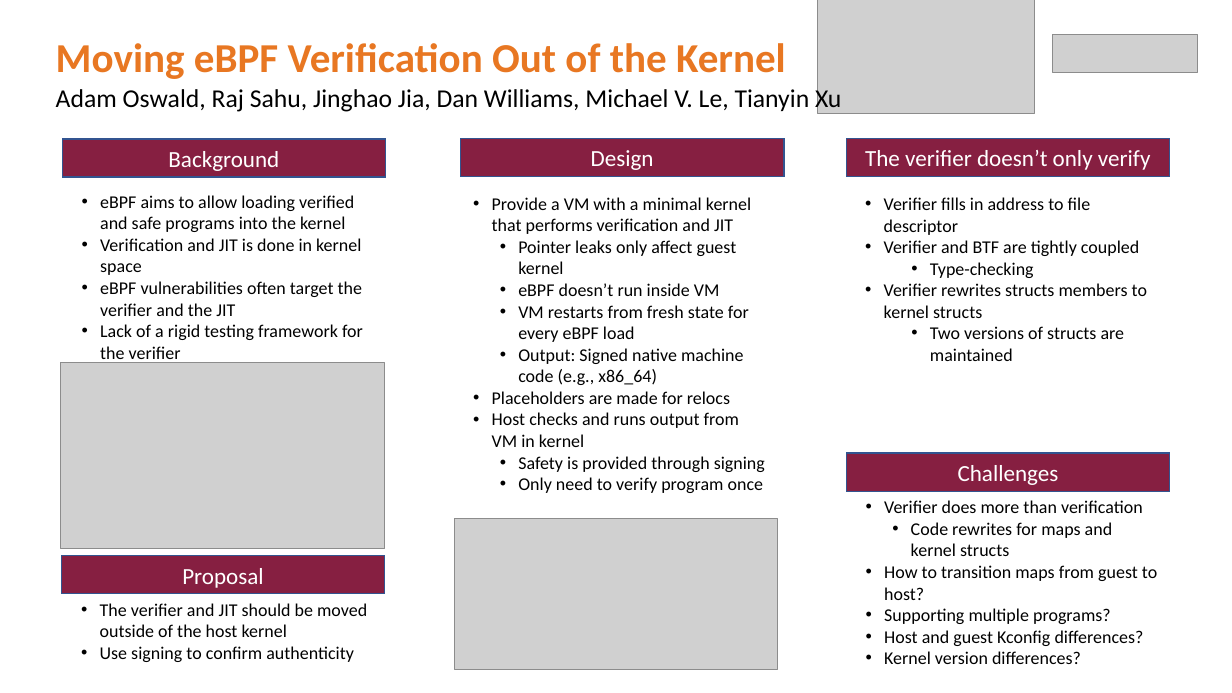
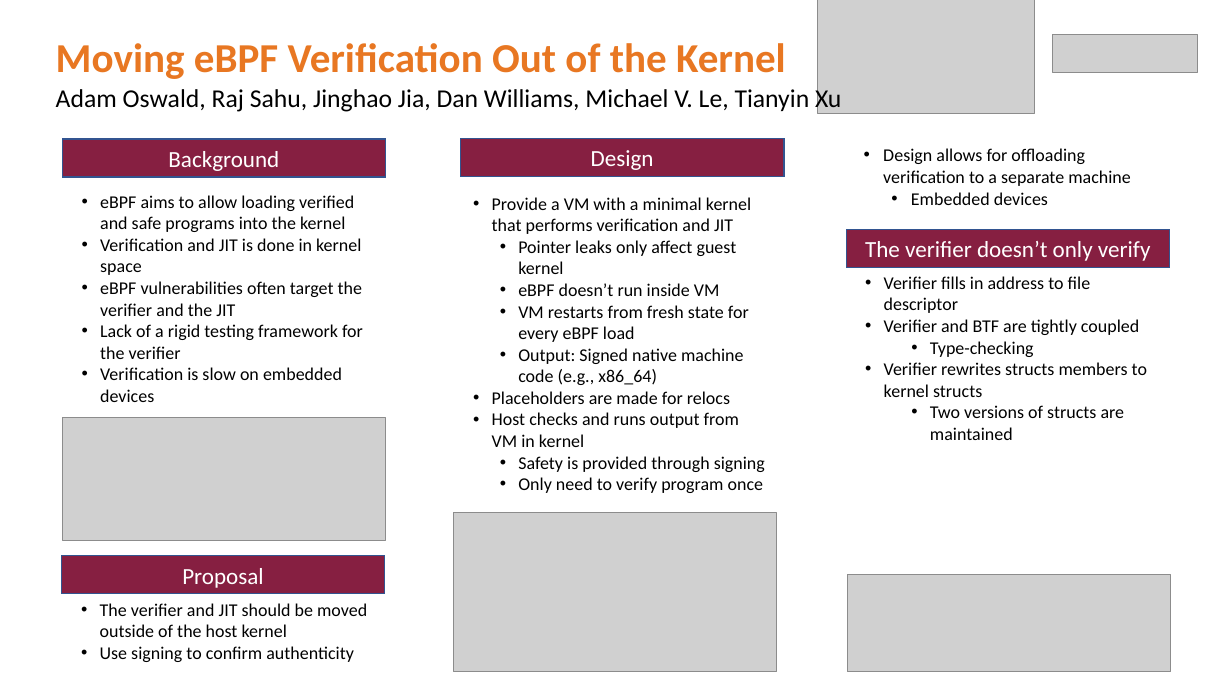
Before and after one commit to tianyin/rex, a slide deck: slide 1 of docs/adam/eBPFPoster.pptx. Drawn at 1232x693 pixels with LibreOffice and Linux fonts; fonts in the diff are those of the drawing; grey boxes stand for pictures. Boxes give left, top, right and bottom in pixels: in the first picture for what was removed or moved away, otherwise in the second. Text is boxed around its words. In the diff, an @@ line names an element or a change of style, - is before the commit and + after.

```diff
--- a/docs/adam/eBPFPoster.pptx
+++ b/docs/adam/eBPFPoster.pptx
@@ text added at [883, 148, 1131, 205], 14 pt, text #000000 @@
+• Design allows for offloading verification to a separate machine
+  • Embedded devices
@@ rectangle "The verifier doesn’t only verify": place and size @@
-rectangle "The verifier doesn’t only verify" at [847, 139, 1170, 177]
+rectangle "The verifier doesn’t only verify" at [847, 229, 1170, 267]
@@ text "Verifier fills in address to ...": place and size @@
-text "Verifier fills in address to ..." at [884, 197, 1147, 361]
+text "Verifier fills in address to ..." at [884, 276, 1147, 440]
@@ text at [100, 367, 342, 402]: paragraph added @@
+• Verification is slow on embedded devices
@@ picture: place and size @@
-picture at [61, 362, 385, 549]
+picture at [62, 418, 385, 540]
@@ rectangle removed at [847, 453, 1170, 491] @@
-Challenges
@@ text removed at [884, 500, 1157, 664] @@
-• Verifier does more than verification
-  • Code rewrites for maps and kernel structs
-• How to transition maps from guest to host?
-• Supporting multiple programs?
-• Host and guest Kconfig differences?
-• Kernel version differences?
@@ picture: place and size @@
-picture at [455, 518, 778, 669]
+picture at [454, 513, 777, 672]
@@ picture added at [848, 575, 1171, 672] @@
```
Also in this commit, not shown: 3 other files.
